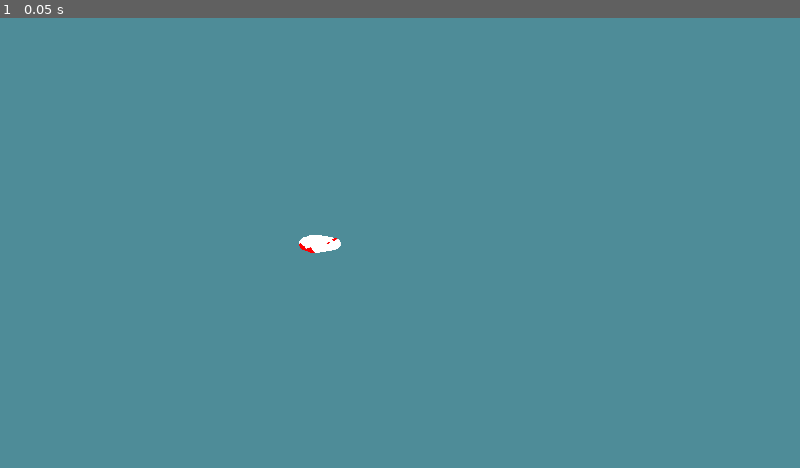
Above: before the commit, frame 1.
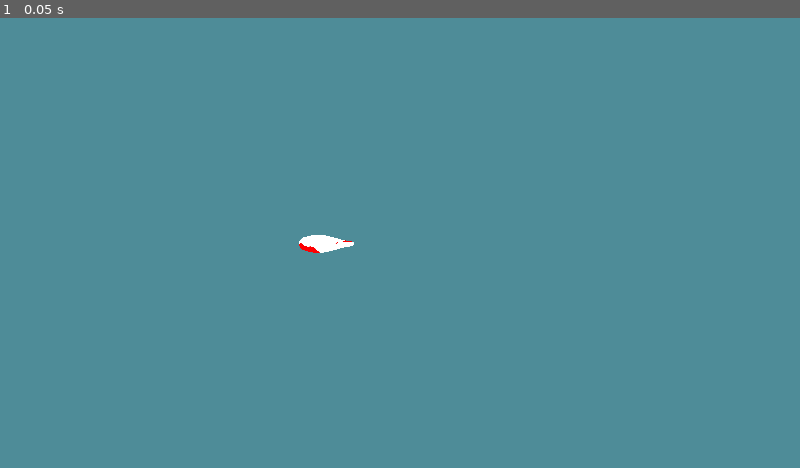
Above: after the commit, the same moment.

Repository: Dowsley/procedural-vivarium
Game: Godot game, scene res://src/game.tscn
Same seed, same stepped clock (60 frames per second), same inputs: the game is played once before the commit and once after it.
Inputs:
- Up to frame 1 (0.05 s): no input

The runs differ from the first frame. In frame 1, less than 0.1% of the frame differs, in the area x 37-45%, y 48-53%.

Commit message:
Better Koi shape

Diff:
--- a/src/game.tscn
+++ b/src/game.tscn
@@ -3,7 +3,7 @@
 [ext_resource type="PackedScene" uid="uid://cbr76dv68oqtt" path="res://src/koi.tscn" id="1_i28ue"]
 
 [sub_resource type="Curve" id="Curve_5kr7r"]
-_data = [Vector2(0.0157895, 0.659341), 0.0, 0.0, 0, 0, Vector2(0.347368, 0.879121), 0.0, 0.0, 0, 0, Vector2(1, 0.56044), 0.0, 0.0, 0, 0]
+_data = [Vector2(0.0157895, 0.659341), 0.0, 0.0, 0, 0, Vector2(0.347368, 0.879121), 0.0, 0.0, 0, 0, Vector2(1, 0.230769), 0.0, 0.0, 0, 0]
 point_count = 3
 
 [sub_resource type="Gradient" id="Gradient_3rbu3"]
@@ -26,5 +26,5 @@
 position = Vector2(734, 542)
 width_curve = SubResource("Curve_5kr7r")
 texture = SubResource("NoiseTexture2D_5ss8j")
-num_segments = 8
+num_segments = 12
 radius = 50
